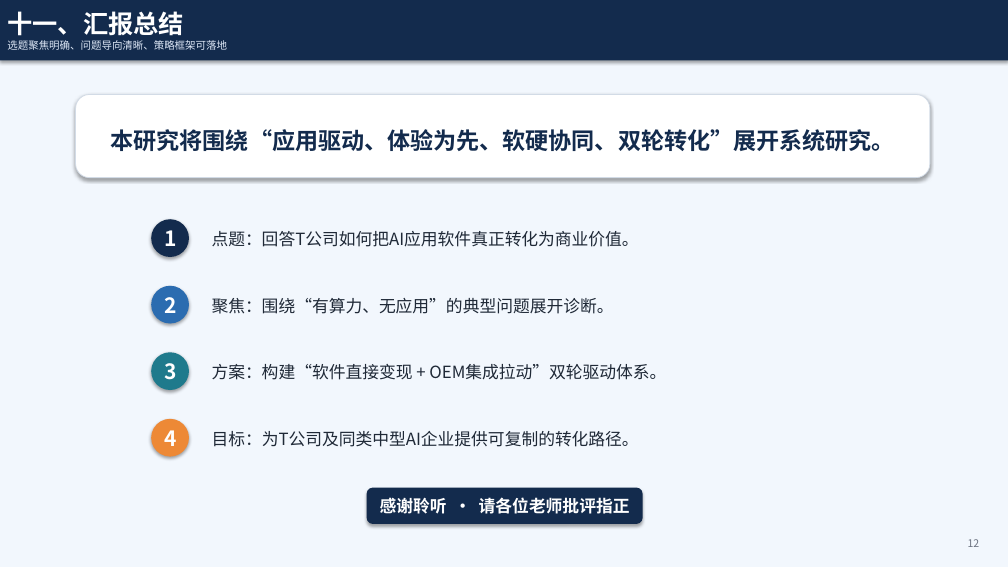
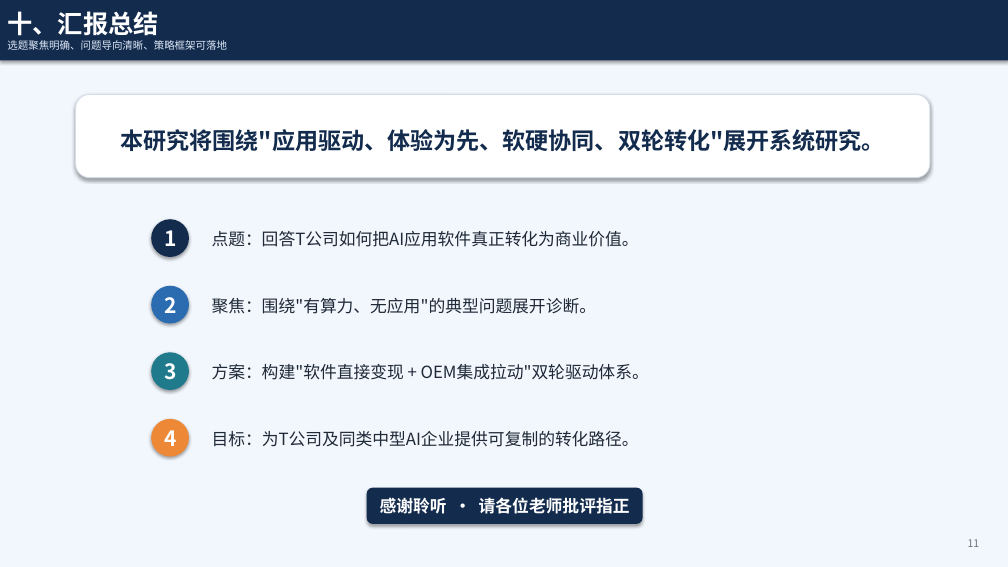
Before and after one commit to liang1wang/test, a slide deck: slide 11 of T公司AI应用软件技术成果转化策略研究_开题汇报.pptx (slide 12 before the commit). Drawn at 1008x567 pixels with LibreOffice and Linux fonts; fonts in the diff are those of the drawing. Boxes give left, top, right and bottom in pixels: in the first picture for what was removed or moved away, otherwise in the second. Text is boxed around its words. In the diff, an @@ line names an element or a change of style, - is before the commit and + after.

```diff
--- a/T公司AI应用软件技术成果转化策略研究_开题汇报.pptx
+++ b/T公司AI应用软件技术成果转化策略研究_开题汇报.pptx
@@ text in rectangle at (7,11,158,41): text changed @@
-十一、汇报总结
+十、汇报总结
@@ text at (121,129,885,151): text changed @@
-本研究将围绕“应用驱动、体验为先、软硬协同、双轮转化”展开系统研究。
+本研究将围绕"应用驱动、体验为先、软硬协同、双轮转化"展开系统研究。
@@ text at (212,298,597,314): text changed @@
-聚焦：围绕“有算力、无应用”的典型问题展开诊断。
+聚焦：围绕"有算力、无应用"的典型问题展开诊断。
@@ text at (212,364,649,380): text changed @@
-方案：构建“软件直接变现 + OEM集成拉动”双轮驱动体系。
+方案：构建"软件直接变现 + OEM集成拉动"双轮驱动体系。
```
Also in this commit, not shown: 9 other slides changed, 1 slide removed.
